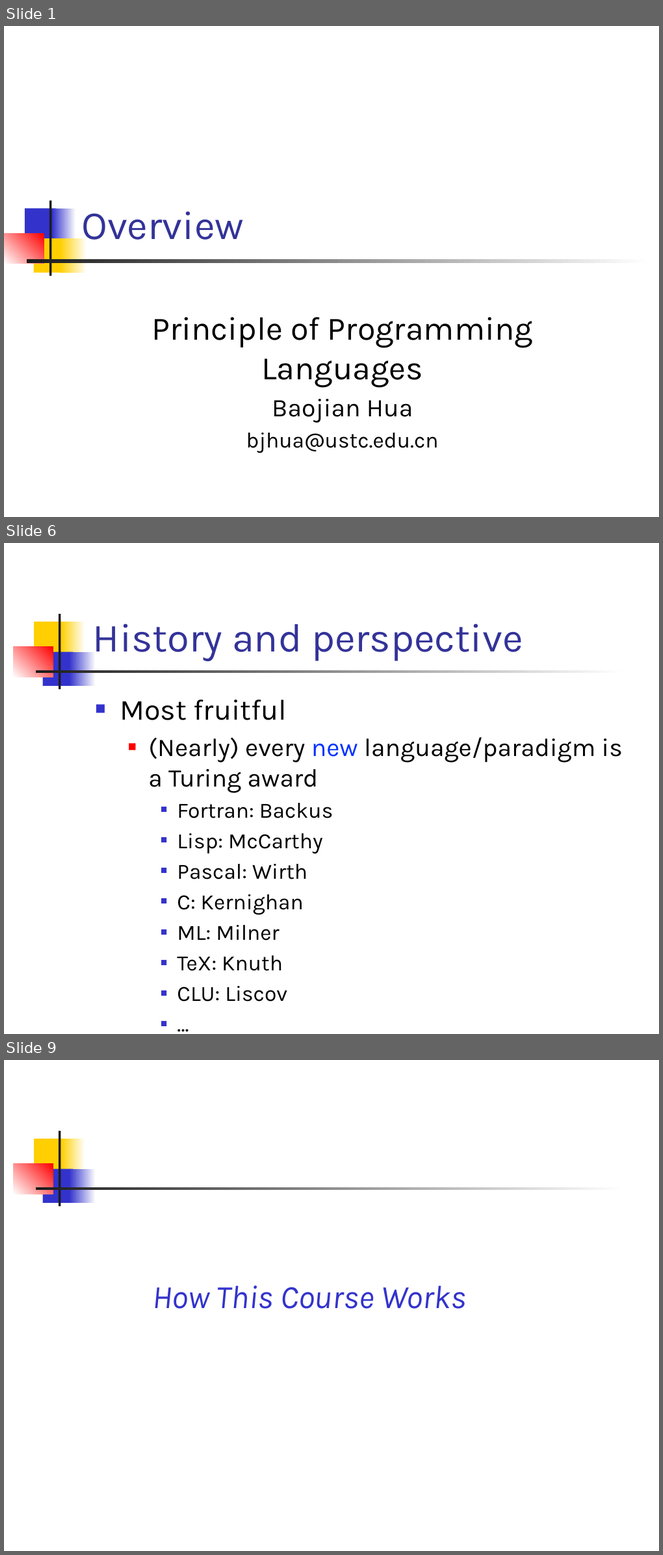
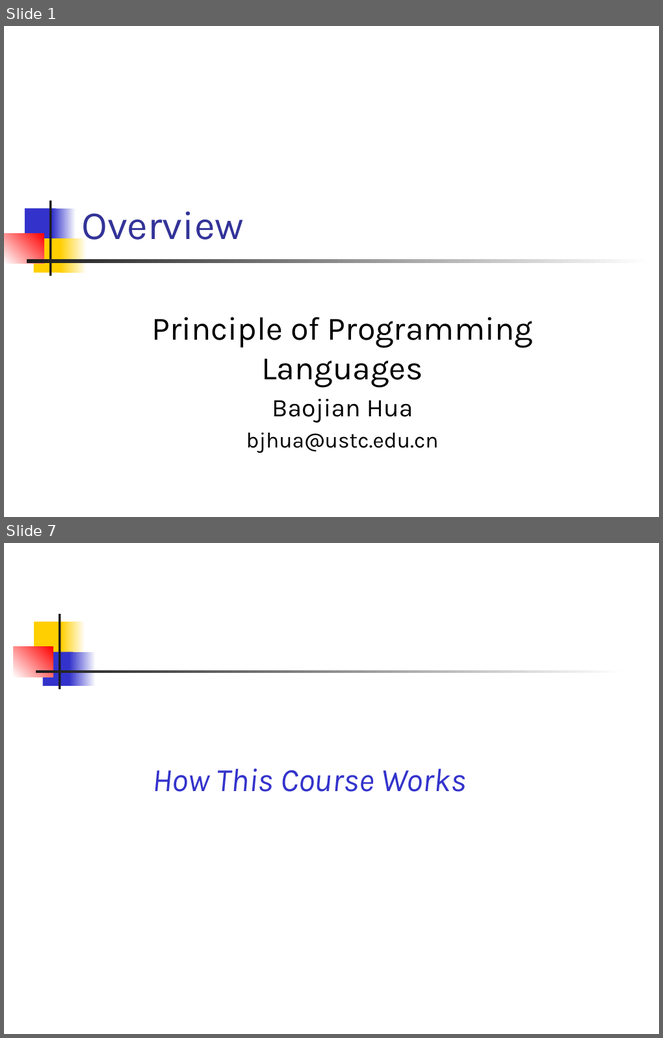
Before and after one commit to csslab-ustc/csslab-ustc.github.io, a slide deck: courses/popl26/slides/lec01-overview.pptx. Shown one above the other, each under a label of ours: slides 1, 6 and 9 before the commit, slides 1 and 7 after it; the slides between them are not shown. The pictures are 663x1555 and 663x1038 pixels, drawn with LibreOffice and Linux fonts; fonts in the diff are those of the drawing. Boxes give left, top, right and bottom in pixels: in the first picture for what was removed or moved away, otherwise in the second. Text is boxed around its words. In the diff, an @@ line names an element or a change of style, - is before the commit and + after.

```diff
--- a/courses/popl26/slides/lec01-overview.pptx
+++ b/courses/popl26/slides/lec01-overview.pptx
@@ slide 6 removed at (x1=4, y1=543, x2=659, y2=1034), background #FFFFFF; not listed: 7 template elements that a slide beside it also shows @@
@@ title removed at (x1=93, y1=624, x2=523, y2=661) @@
-History and perspective
@@ text removed at (x1=120, y1=700, x2=623, y2=971) @@
-■ Most fruitful
-  ■ (Nearly) every new language/paradigm is a Turing award
-    ■ Fortran: Backus
-    ■ Lisp: McCarthy
-    ■ Pascal: Wirth
-    ■ C: Kernighan
-    ■ ML: Milner
-    ■ TeX: Knuth
-    ■ CLU: Liscov
-    ■ …
@@ what was slide 9 is now slide 7 @@
```
Also in this commit, not shown: 10 slides changed, 1 other slide removed.
